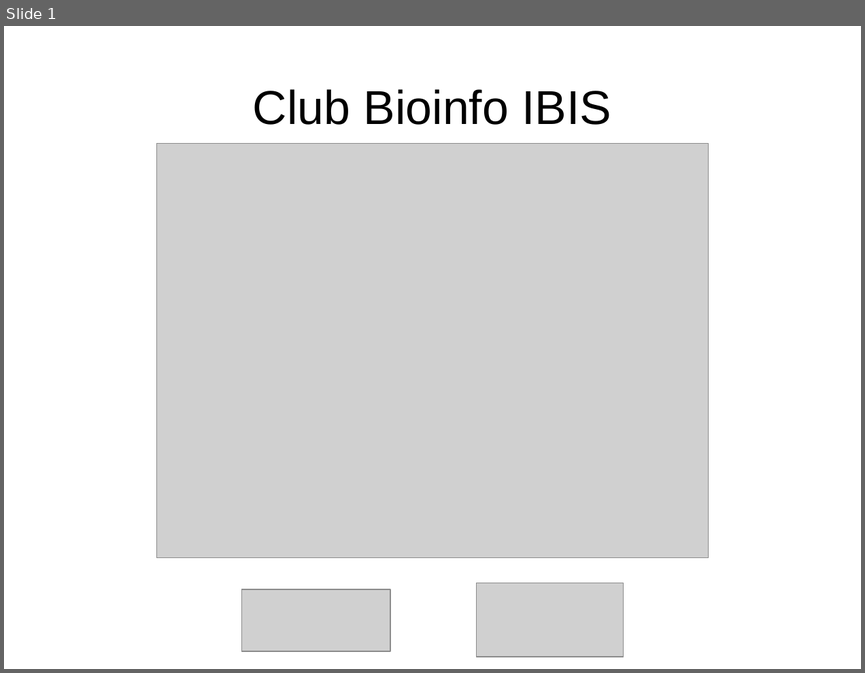
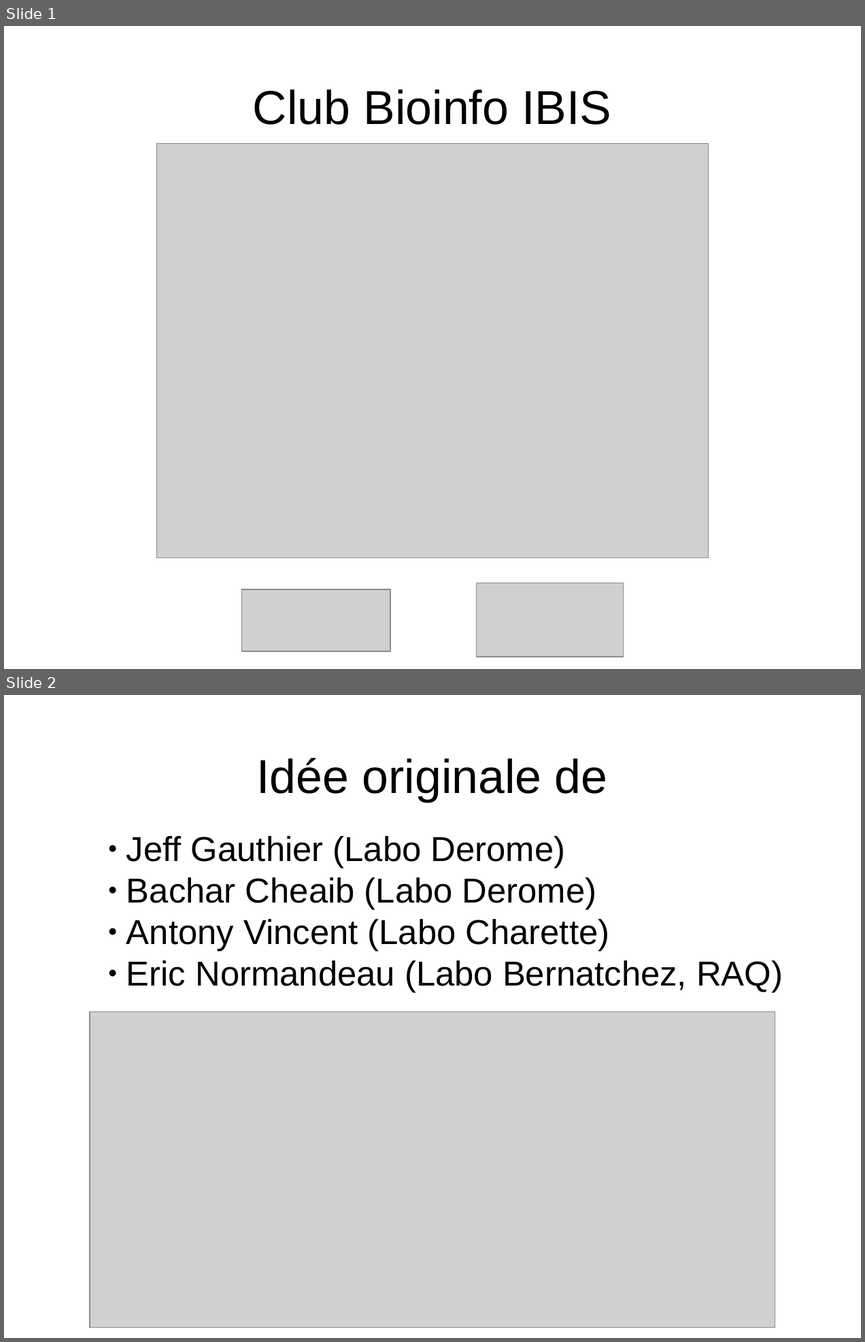
Before and after one commit to enormandeau/club_bioinfo_ibis, a slide deck: 01_presentations/01_presentation_club_interlab_ibis/presentation.odp. Shown one above the other, each under a label of ours: slide 1 before the commit, slides 1 and 2 after it. The pictures are 865x673 and 865x1342 pixels, drawn with LibreOffice and Linux fonts; fonts in the diff are those of the drawing; grey boxes stand for pictures. Boxes give left, top, right and bottom in pixels: in the first picture for what was removed or moved away, otherwise in the second. Text is boxed around its words. In the diff, an @@ line names an element or a change of style, - is before the commit and + after.

```diff
--- a/01_presentations/01_presentation_club_interlab_ibis/presentation.odp
+++ b/01_presentations/01_presentation_club_interlab_ibis/presentation.odp
@@ slide 2 added at bbox=[4, 695, 861, 1338], background #FFFFFF @@
@@ title added at bbox=[256, 758, 608, 802], 44 pt, text #000000 @@
+Idée originale de
@@ text added at bbox=[126, 836, 783, 993], 32 pt, text #000000 @@
+● Jeff Gauthier (Labo Derome)
+● Bachar Cheaib (Labo Derome)
+● Antony Vincent (Labo Charette)
+● Eric Normandeau (Labo Bernatchez, RAQ)
@@ picture added at bbox=[90, 1011, 775, 1327] @@
```
Also in this commit, not shown: 7 slides changed, 1 other slide added, 1 slide removed.
